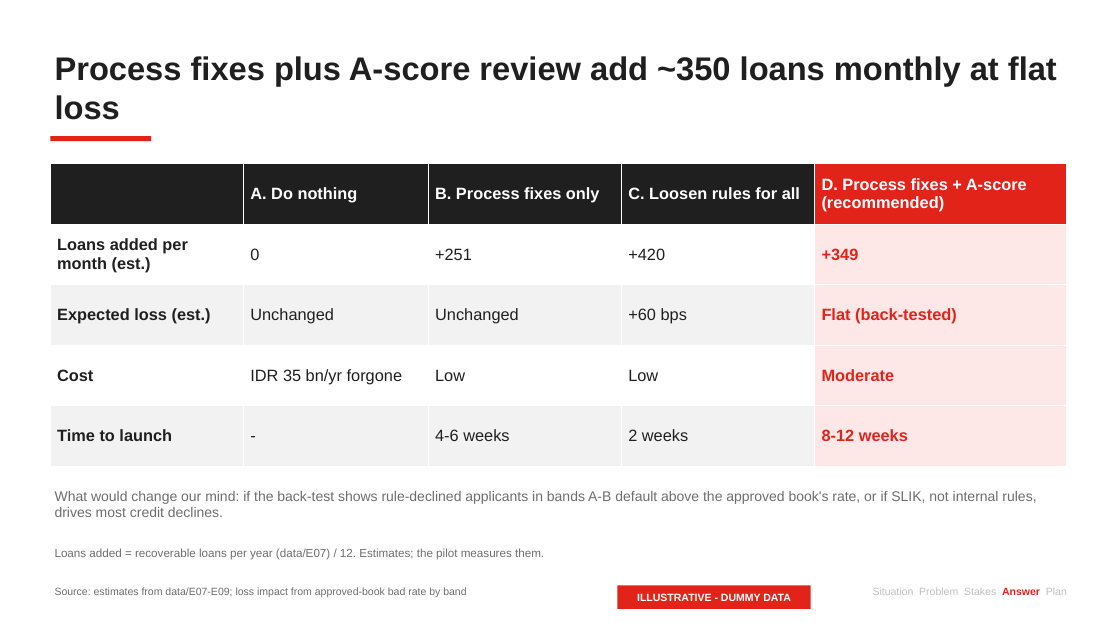
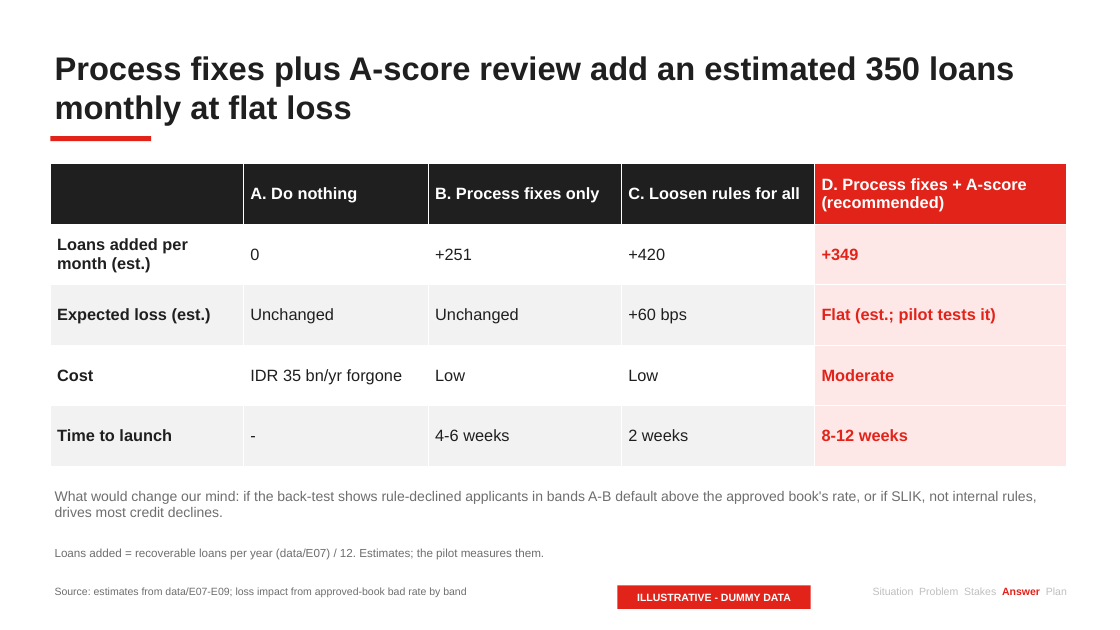
Before and after one commit to Mamel-lop/pstack-loki, a slide deck: slide 12 of decks/ocbc-unsecured-pl/deck.pptx. Drawn at 1120x630 pixels with LibreOffice and Linux fonts; fonts in the diff are those of the drawing. Boxes give left, top, right and bottom in pixels: in the first picture for what was removed or moved away, otherwise in the second. Text is boxed around its words. In the diff, an @@ line names an element or a change of style, - is before the commit and + after.

```diff
--- a/decks/ocbc-unsecured-pl/deck.pptx
+++ b/decks/ocbc-unsecured-pl/deck.pptx
@@ text at (55,56,1014,125): text changed @@
-Process fixes plus A-score review add ~350 loans monthly at flat loss
+Process fixes plus A-score review add an estimated 350 loans monthly at flat loss
@@ table at (50,164,1067,466) @@
-row 3, column 5: Flat (back-tested)
+row 3, column 5: Flat (est.; pilot tests it)
```
Also in this commit, not shown: 3 other slides changed, 12 other files.
